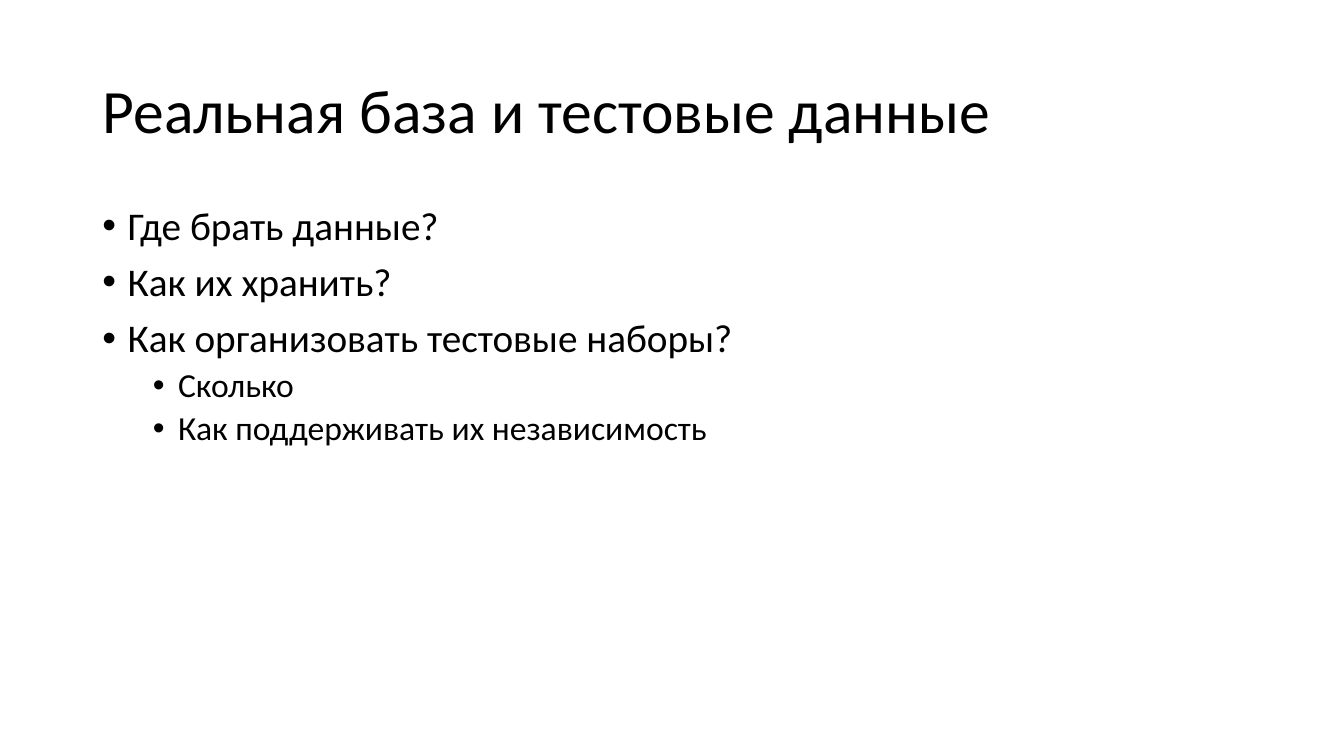
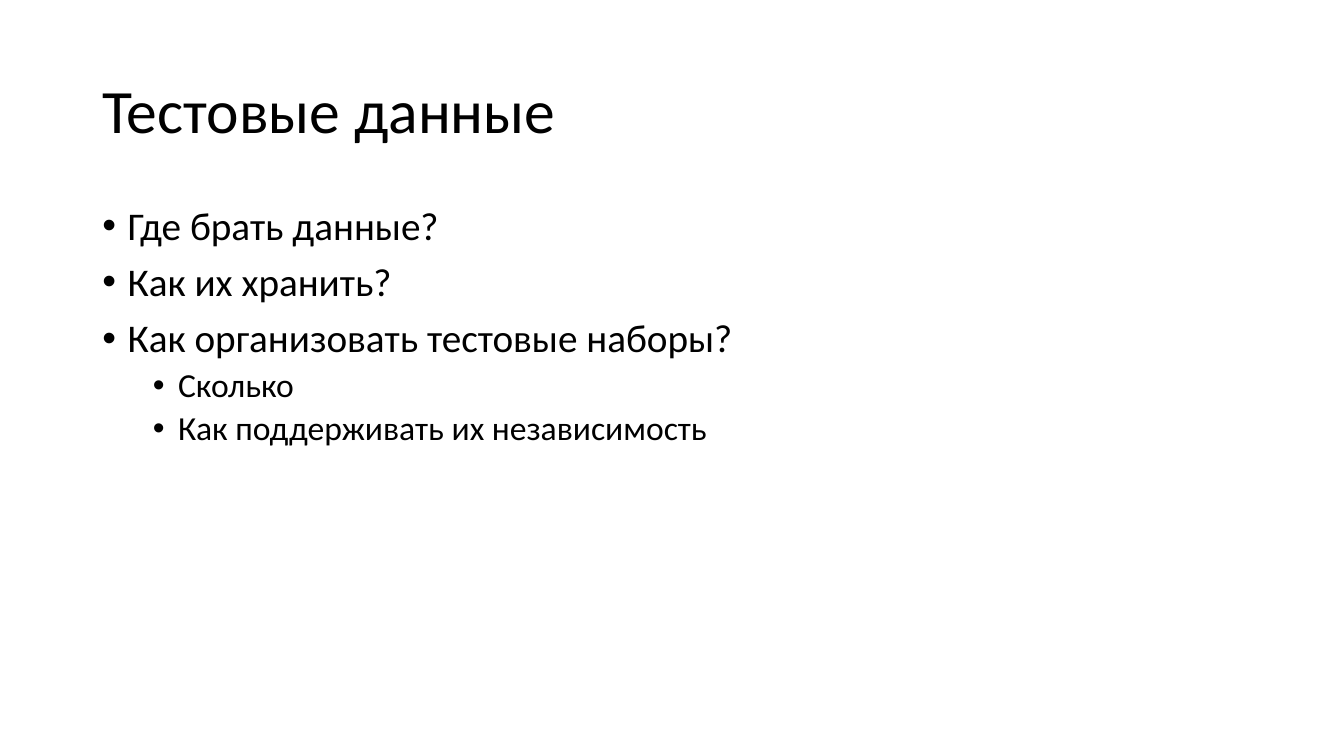
Before and after one commit to MihailRomanov/DevTools_Course, a slide deck: slide 10 of Lections/04_Integration_tests.pptx (slide 11 before the commit). Drawn at 1344x756 pixels with LibreOffice and Linux fonts; fonts in the diff are those of the drawing. Boxes give left, top, right and bottom in pixels: in the first picture for what was removed or moved away, otherwise in the second. Text is boxed around its words. In the diff, an @@ line names an element or a change of style, - is before the commit and + after.

```diff
--- a/Lections/04_Integration_tests.pptx
+++ b/Lections/04_Integration_tests.pptx
@@ title at (x1=102, y1=93, x2=555, y2=143): text changed @@
-Реальная база и тестовые данные
+Тестовые данные
```
Also in this commit, not shown: 4 other slides changed, 5 slides added, 5 other files.
